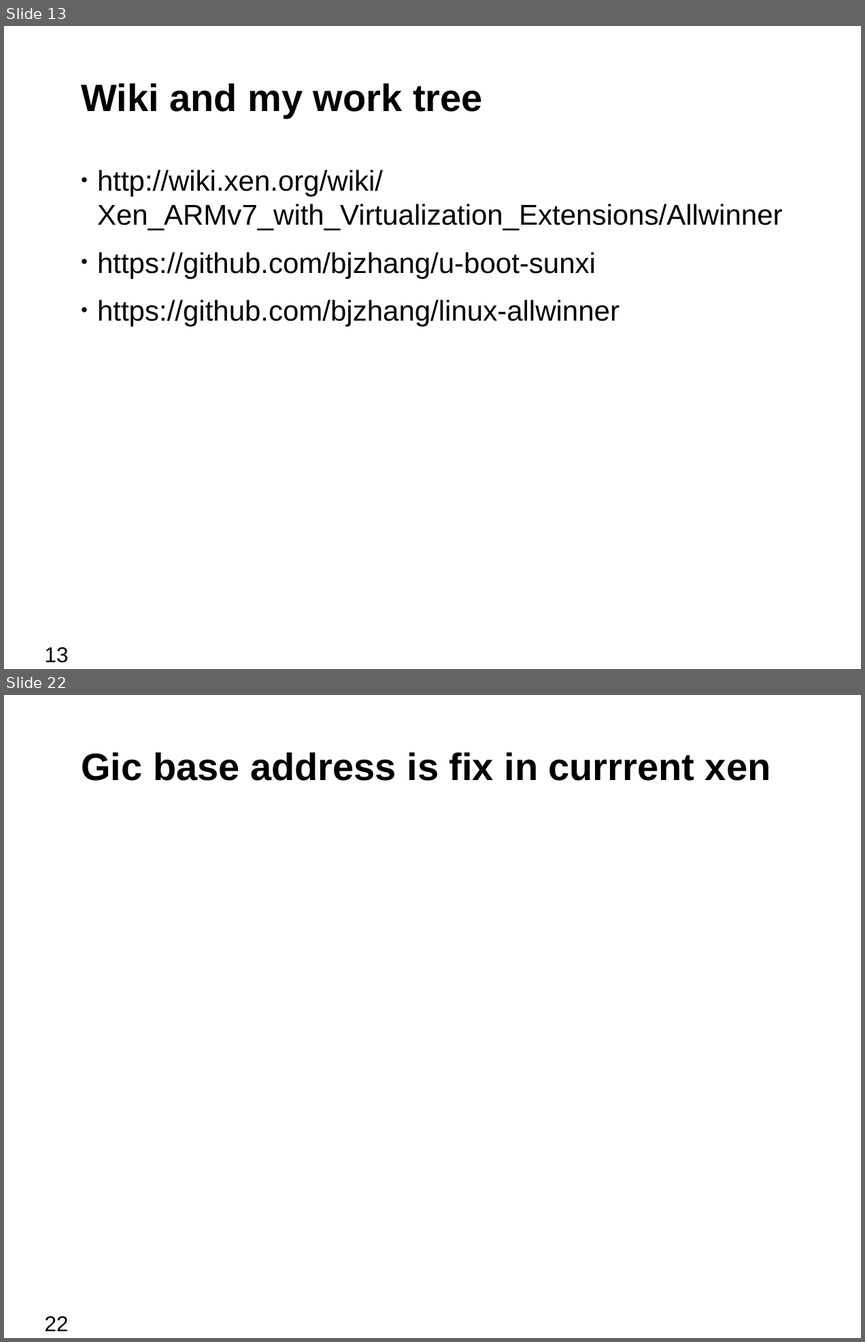
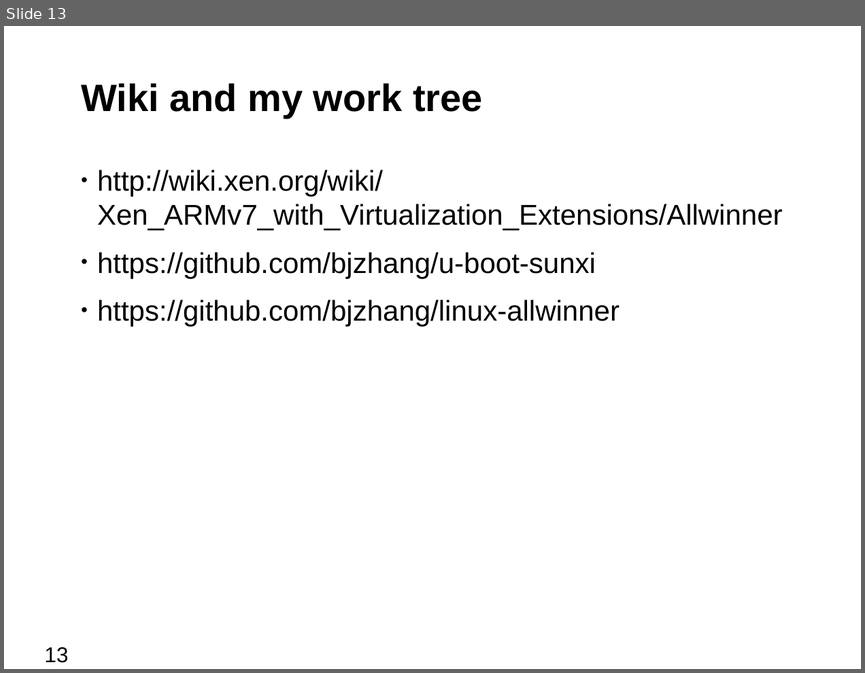
Before and after one commit to bjzhang/open_log, a slide deck: novell/community/ouros/xen_on_cubietruck.odp. Shown one above the other, each under a label of ours: slides 13 and 22 before the commit, slide 13 after it; the slides between them are not shown. The pictures are 865x1342 and 865x673 pixels, drawn with LibreOffice and Linux fonts; fonts in the diff are those of the drawing; background and template pictures are left out. Boxes give left, top, right and bottom in pixels: in the first picture for what was removed or moved away, otherwise in the second. Text is boxed around its words. In the diff, an @@ line names an element or a change of style, - is before the commit and + after.

```diff
--- a/novell/community/ouros/xen_on_cubietruck.odp
+++ b/novell/community/ouros/xen_on_cubietruck.odp
@@ slide 22 removed at [4,695,861,1338], background #FFFFFF; not listed: 1 template element that a slide beside it also shows @@
@@ title removed at [81,752,770,781] @@
-Gic base address is fix in currrent xen
```
Also in this commit, not shown: 8 slides changed, 1 slide added, 10 other slides removed, 3 other files.
